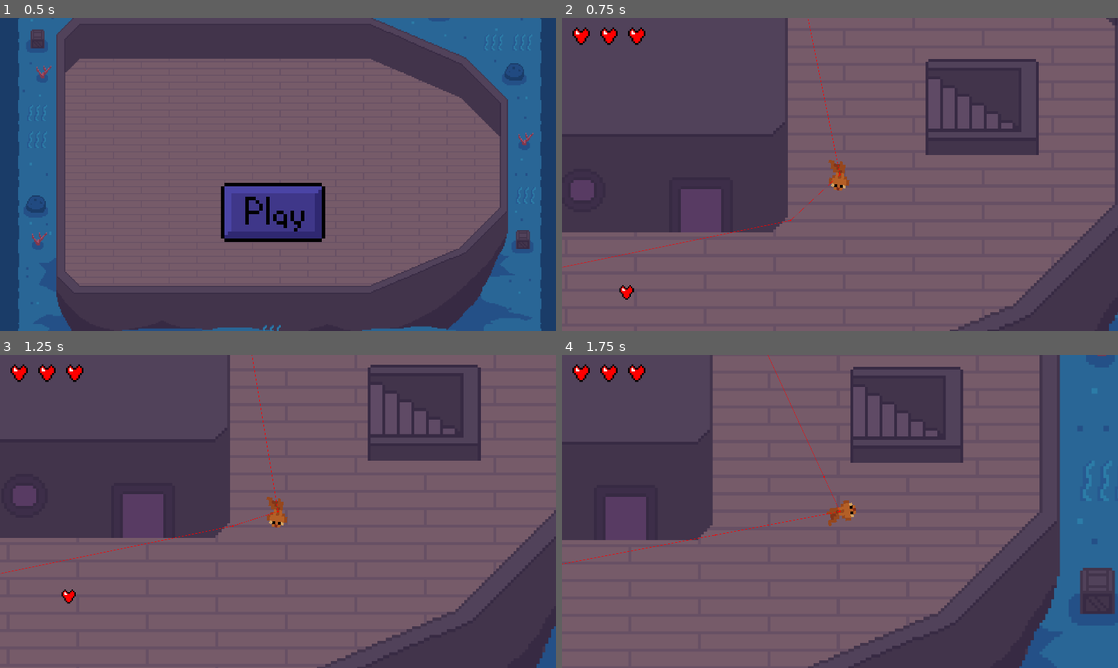
Above: before the commit, frames 1-4 (two rows, left to right).
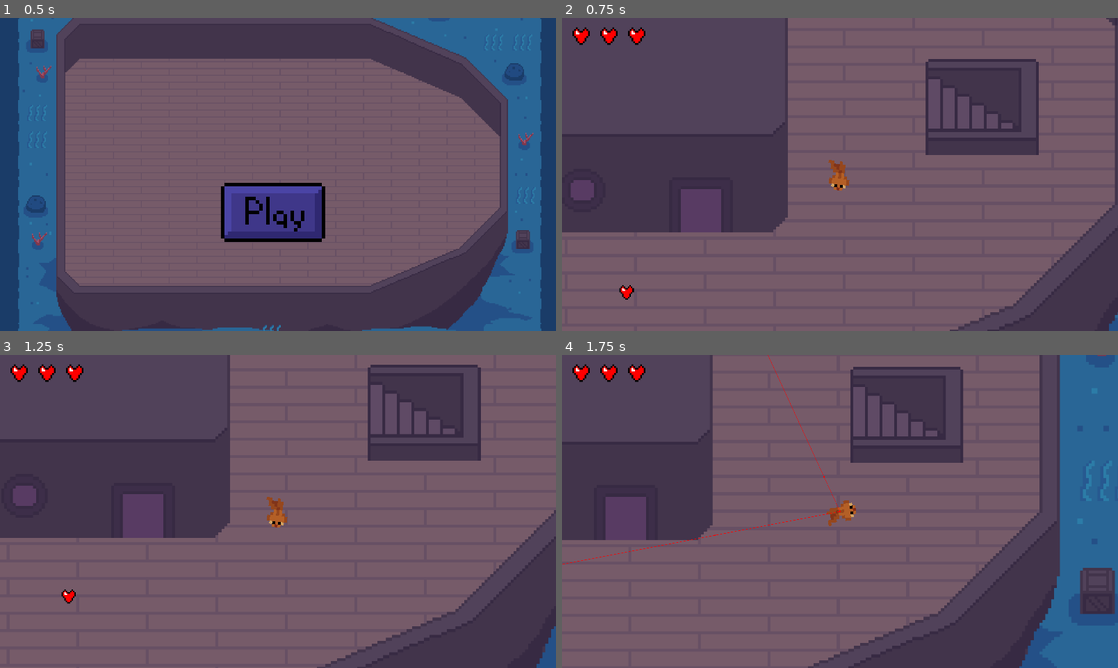
Above: after the commit, the same moments.

Repository: canaryincoalmine/Fish-Society-and-its-Bubbles
Game: Godot game, scene res://Code/Screens/TitleScreen.tscn
The game is run twice, just before and just after one commit, with the same random seed, the same clock (stepped at 60 frames per second) and the same inputs.
Inputs (mouse positions are in pixels of both pictures, inside the frame that each line leads up to):
- Up to frame 1 (0.5 s): no input
- Up to frame 2 (0.75 s): click (834, 212) at 0.5 s
- Up to frame 3 (1.25 s): no input
- Up to frame 4 (1.75 s): move the mouse to (962, 495) at 1.27 s; tap Space (dash) at 1.35 s

Frame 1 is identical in both runs. In frame 2, 0.1% of the frame differs, in the area x 0-51%, y 0-80%; in frame 3, 0.1%; in frame 4, less than 0.1%.

Commit message:
added dashing for enemies

Diff:
--- a/Code/Enemies/Cod/Cod.tscn
+++ b/Code/Enemies/Cod/Cod.tscn
@@ -65,3 +65,8 @@
 [node name="CollisionShape2D" type="CollisionShape2D" parent="Area2D"]
 position = Vector2(-0.5, 0)
 shape = SubResource("RectangleShape2D_qtx78")
+
+[node name="DashTimer" type="Timer" parent="."]
+wait_time = 3.0
+
+[connection signal="timeout" from="DashTimer" to="." method="_on_dash_timer_timeout"]
--- a/Code/Enemies/Cod/cod.gd
+++ b/Code/Enemies/Cod/cod.gd
@@ -6,9 +6,13 @@
 var id = "enemy"
 var health = 3
 
-const SPEED = 180.0
+var dash_ready = true
+var dashing = false
+
+const SPEED = 100.0
 
 func _ready() -> void:
+	$AnimatedSprite2D.play()
 	set_physics_process(false)
 	call_deferred("wait_for_physics")
 
@@ -22,10 +26,22 @@
 			return
 		look_at(target_to_chase.global_position)
 		navigation_agent.target_position = target_to_chase.global_position
-		velocity = global_position.direction_to(navigation_agent.get_next_path_position()) * SPEED
+		if dashing == false:
+			velocity = global_position.direction_to(navigation_agent.get_next_path_position()) * SPEED
+		if dash_ready:
+			dash_ready = false
+			dashing = true
+			velocity = velocity*5
+			$DashTimer.start()
+			await get_tree().create_timer(1).timeout
+			dashing = false
 		move_and_slide()
 
 func take_damage(damage):
 	health -= damage
 	if health <= 0:
 		queue_free();
+
+
+func _on_dash_timer_timeout():
+	dash_ready = true
--- a/Code/Pickups/heart.gd
+++ b/Code/Pickups/heart.gd
@@ -12,7 +12,7 @@
 
 # Called every frame. 'delta' is the elapsed time since the previous frame.
 func _process(delta):
-	if (Global.player != null and position.distance_to(Global.player.position) <= follow_range):
+	if (Global.player != null and Global.player.health < Global.player.max_health and position.distance_to(Global.player.position) <= follow_range):
 		acceleration = Vector2(speed,0).rotated(position.angle_to_point(Global.player.position))
 		velocity += acceleration
 		position += velocity * delta
@@ -20,5 +20,6 @@
 
 
 func _on_body_entered(body):
-	Global.player.receiveHP(1)
-	queue_free()
+	if Global.player.health < Global.player.max_health:
+		Global.player.receiveHP(1)
+		queue_free()
